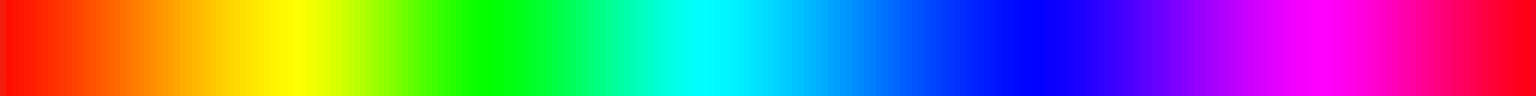
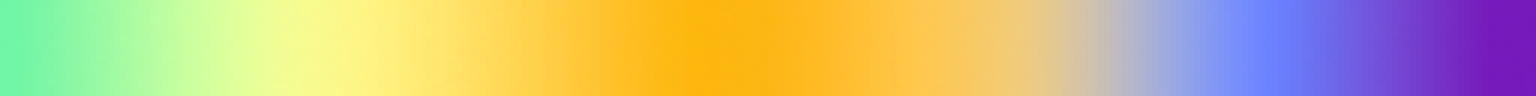
Layer changes from the first 1536px x 96px image to the second:
moved "Gradient Fill 1" above "Layer 2", painted on it over (0, 0, 1536, 96)
added layer "Layer 2" above "Layer 1" over (516, 0, 1536, 96)
painted on "Layer 1" over (0, 0, 1536, 96)
